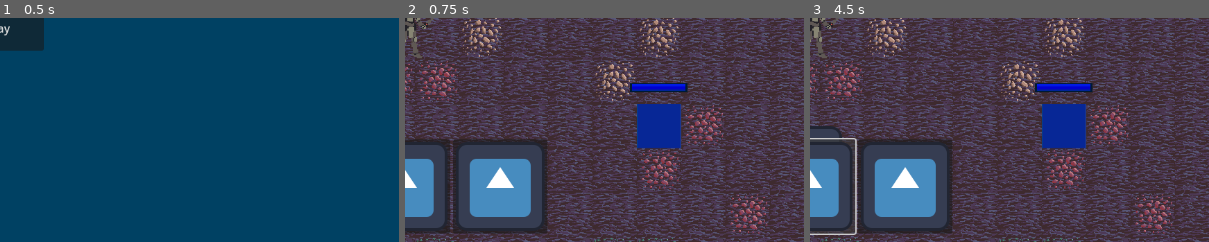
Above: before the commit, frames 1-3 (left to right).
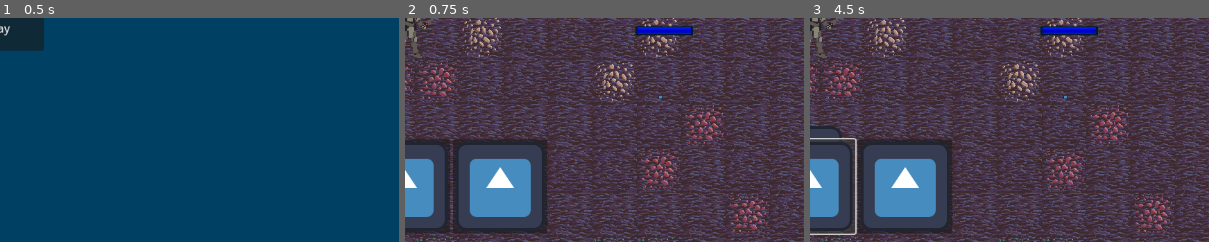
Above: after the commit, the same moments.

Repository: Schmo103/Euclid
Game: Godot game, scene res://menu/menu.tscn
Two runs of this game, one before a commit and one after it. Both use one fixed random seed, a clock stepped at 60 frames per second and the inputs below. The engine's default icon, where the game draws it, is replaced by a stand-in: a white triangle on a blue panel in a dark square.
Inputs:
- Up to frame 1 (0.5 s): no input
- Up to frame 2 (0.75 s): click "Play" at 0.5 s
- Up to frame 3 (4.5 s): click "Drill" at 1.25 s; click "Wall" at 2 s; click "Cannon" at 2.75 s; click "Laser Cannon" at 3.5 s; click "Gate" at 4.25 s
The pictures show only the part of the screen within x 50-100%, y 48-98%; the shares and areas given below are measured in that part.

Frame 1 is identical in both runs. In frame 2, 3.4% of the frame differs, in the area x 56-73%, y 3-59%; in frame 3, 3.4%.

Commit message:
editor related changes

Diff:
--- a/Euclid/towers/base_tower/base_tower.tscn
+++ b/Euclid/towers/base_tower/base_tower.tscn
@@ -1,7 +1,7 @@
 [gd_scene load_steps=5 format=3 uid="uid://buehegmukws0f"]
 
 [ext_resource type="Script" path="res://towers/base_tower/base_tower.gd" id="1_ufadr"]
-[ext_resource type="Texture2D" uid="uid://cm6vuj2ilkpwa" path="res://art/filler_art_spritesheet.png" id="2_d11jf"]
+[ext_resource type="Texture2D" uid="uid://tsoxc08vbmom" path="res://art/icon.svg" id="2_o8ojb"]
 [ext_resource type="PackedScene" uid="uid://o4hvytrvebhl" path="res://player/health_display.tscn" id="3_bxk4b"]
 
 [sub_resource type="RectangleShape2D" id="RectangleShape2D_wyx6t"]
@@ -12,21 +12,22 @@
 script = ExtResource("1_ufadr")
 health_display = NodePath("HealthDisplay")
 
+[node name="Sprite2D" type="Sprite2D" parent="."]
+texture_filter = 1
+position = Vector2(1, -21)
+scale = Vector2(0.02, 0.02)
+texture = ExtResource("2_o8ojb")
+
 [node name="CollisionShape2D" type="CollisionShape2D" parent="."]
 position = Vector2(0, 5)
+scale = Vector2(1, 1)
 shape = SubResource("RectangleShape2D_wyx6t")
 
-[node name="Sprite2D" type="Sprite2D" parent="."]
-texture = ExtResource("2_d11jf")
-hframes = 16
-vframes = 16
-frame = 1
-
 [node name="HealthDisplay" parent="." instance=ExtResource("3_bxk4b")]
-offset_left = -21.0
-offset_top = -31.0
-offset_right = 117.0
-offset_bottom = 11.0
+offset_left = -17.0
+offset_top = -72.0
+offset_right = 121.0
+offset_bottom = -30.0
 scale = Vector2(0.3, 0.15)
 
 [node name="Camera2D" type="Camera2D" parent="."]
Not shown, added: Euclid/towers/base_tower/base.png.import
Not shown, added: Euclid/towers/laser_tower/laser-tower.png.import
Not shown, added: Euclid/towers/laser_tower/missile-tower.png.import
Not shown, added: Euclid/towers/wall/walls.png.import
